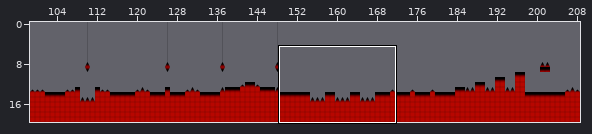
Two versions of a level (Tiled map, assets/Levels/Level 3/level3.tmx). The first picture is a wide view before the edit; the outline marks the close-up.
Close-up. First the earlier version:
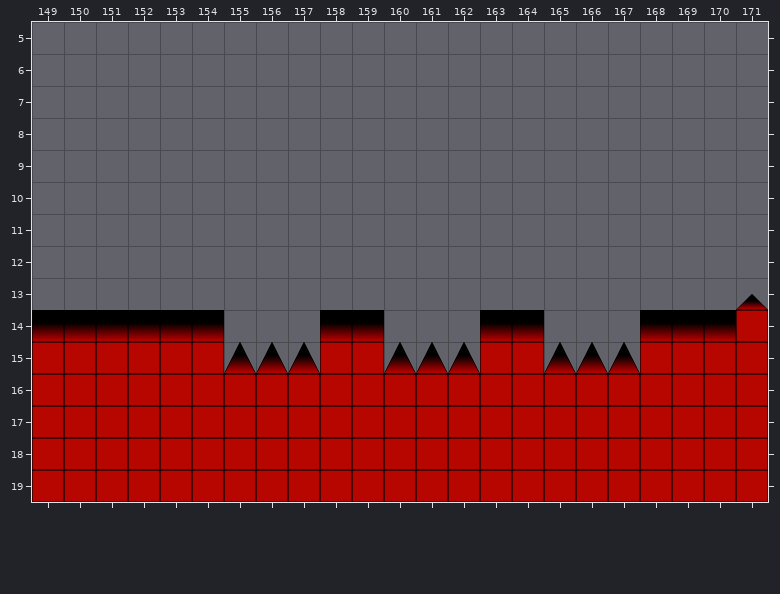
Cells are 64x64 px. Shown: x 149..171, y 5..19.
Now the later version:
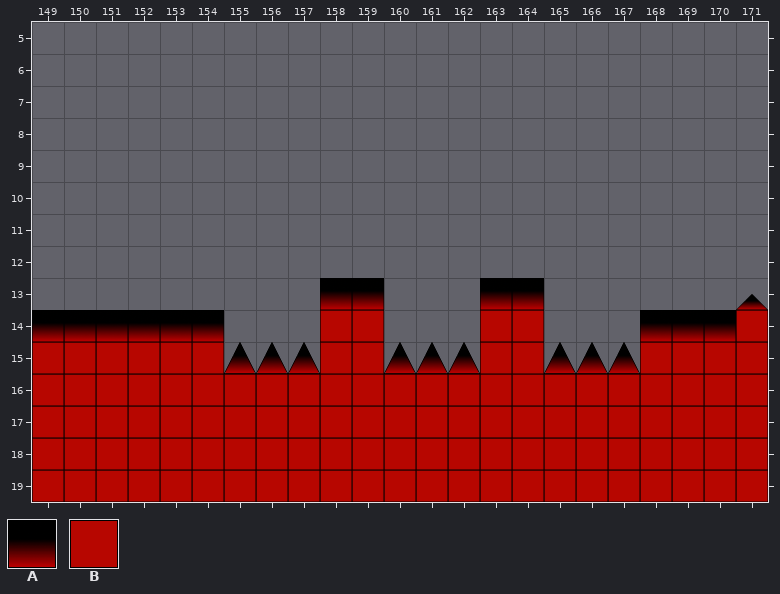
Key: from "Tiles3": A 10, B 12.
_ is an empty cell, . an unchanged one.
The edit:
--- layer "Tile Layer 1"
@@ x 158..164 @@
-13 __...__
-14 AA...AA
+13 AA...AA
+14 BB...BB
Pixel boxes of the changes (left, top, right, bottom) in both close-ups:
changed: (320, 278, 384, 340)
changed: (480, 278, 544, 340)
